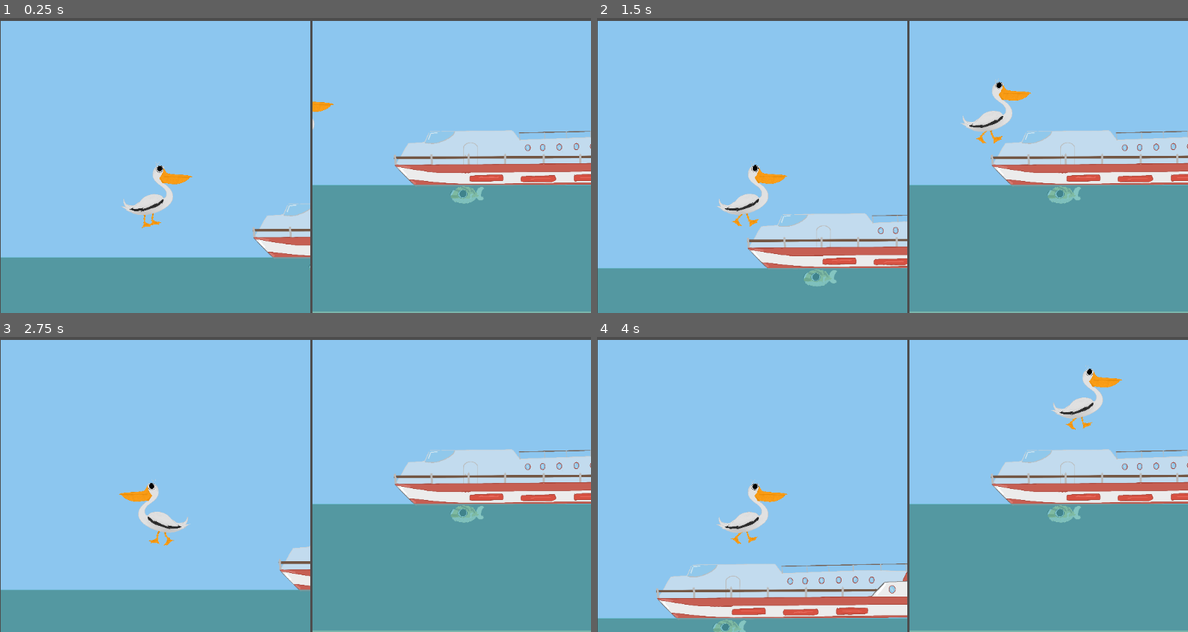
Above: before the commit, frames 1-4 (two rows, left to right).
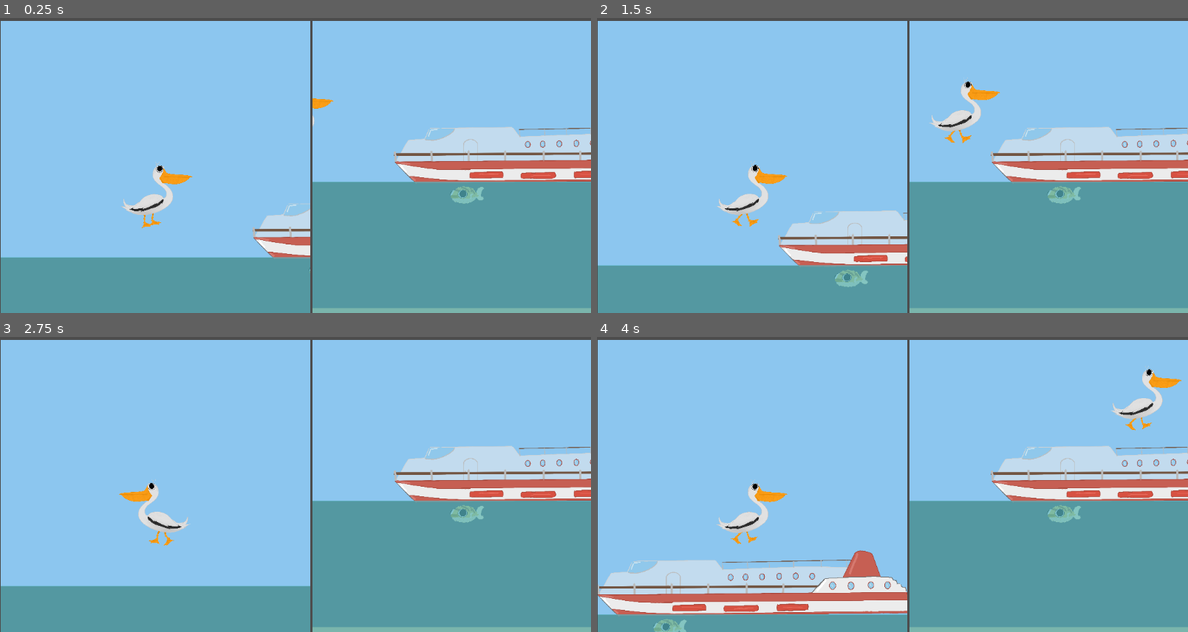
Above: after the commit, the same moments.

Repository: CISC204-S25/final-project-team-6
Game: Godot game, scene res://Game_scene.tscn
The game is run twice, just before and just after one commit, with the same random seed, the same clock (stepped at 60 frames per second) and the same inputs.
Inputs:
- Up to frame 1 (0.25 s): no input
- Up to frame 2 (1.5 s): tap Enter at 0.5 s; hold D (BirdRight) from 0.53 s (still down); tap Space (Space, bound only after the commit) at 0.6 s; tap W (BirdUp) at 0.77 s; tap E (BirdPickup) at 1.35 s
- Up to frame 3 (2.75 s): tap W (BirdUp) at 1.52 s; tap Space (Space, bound only after the commit) at 1.55, 2.1 s; release D (BirdRight) at 2.03 s; hold A (BirdLeft) from 2.03 s (still down)
- Up to frame 4 (4 s): release A (BirdLeft) at 2.78 s; hold D (BirdRight) from 2.78 s (still down); tap Space (Space, bound only after the commit) at 2.85, 3.8 s; tap W (BirdUp) at 3.02, 3.77 s; tap E (BirdPickup) at 3.6 s

The runs differ from the first frame. In frame 1, 3.9% of the frame differs, in the area x 52-100%, y 27-100%; in frame 2, 8.7%; in frame 3, 5.0%; in frame 4, 13%, in the area x 0-100%, y 9-100%.

Commit message:
added space mapping

Diff:
--- a/final-project/level.gd
+++ b/final-project/level.gd
@@ -15,9 +15,7 @@
 
 func _on_swimming_body_entered(body: Node2D) -> void:
 	swimming.emit();
-	print("entered");
 
 
 func _on_swimming_body_exited(body: Node2D) -> void:
 	notSwimming.emit();
-	print("exited");
--- a/final-project/level.tscn
+++ b/final-project/level.tscn
@@ -1,10 +1,10 @@
-[gd_scene load_steps=11 format=3 uid="uid://cb0g3kuyjojvx"]
+[gd_scene load_steps=13 format=3 uid="uid://cb0g3kuyjojvx"]
 
 [ext_resource type="Script" path="res://level.gd" id="1_yollh"]
-[ext_resource type="Texture2D" uid="uid://b1ahx68dv7i10" path="res://boat.png" id="1_yq5xo"]
+[ext_resource type="Texture2D" uid="uid://dwgu4k6cex4eg" path="res://boat.png" id="1_yq5xo"]
 
 [sub_resource type="RectangleShape2D" id="RectangleShape2D_ufkib"]
-size = Vector2(5657, 308)
+size = Vector2(5657, 410)
 
 [sub_resource type="RectangleShape2D" id="RectangleShape2D_04u62"]
 size = Vector2(5652, 312)
@@ -13,7 +13,7 @@
 size = Vector2(5672, 356)
 
 [sub_resource type="RectangleShape2D" id="RectangleShape2D_202l6"]
-size = Vector2(469, 70.5)
+size = Vector2(572, 87)
 
 [sub_resource type="RectangleShape2D" id="RectangleShape2D_prwvn"]
 size = Vector2(5691, 100)
@@ -26,6 +26,11 @@
 
 [sub_resource type="RectangleShape2D" id="RectangleShape2D_m14g1"]
 size = Vector2(81, 861)
+
+[sub_resource type="CircleShape2D" id="CircleShape2D_v8h8h"]
+
+[sub_resource type="RectangleShape2D" id="RectangleShape2D_51bkt"]
+size = Vector2(142, 437)
 
 [node name="Level" type="Node2D"]
 script = ExtResource("1_yollh")
@@ -46,7 +51,7 @@
 color = Color(0.341176, 0.701961, 0.74902, 0.733333)
 
 [node name="CollisionShape2D" type="CollisionShape2D" parent="Ocean/swimming"]
-position = Vector2(2818.5, 119)
+position = Vector2(2818.5, 173)
 shape = SubResource("RectangleShape2D_ufkib")
 
 [node name="flying" type="StaticBody2D" parent="Ocean"]
@@ -86,7 +91,7 @@
 metadata/_edit_group_ = true
 
 [node name="CollisionShape2D" type="CollisionShape2D" parent="boat"]
-position = Vector2(283.5, 20.25)
+position = Vector2(282, 28.5)
 shape = SubResource("RectangleShape2D_202l6")
 
 [node name="Sprite2D" type="Sprite2D" parent="boat"]
@@ -125,5 +130,26 @@
 position = Vector2(131.5, 316.5)
 shape = SubResource("RectangleShape2D_m14g1")
 
+[node name="collectable" type="Area2D" parent="."]
+position = Vector2(680, 251)
+metadata/_edit_group_ = true
+
+[node name="CollisionShape2D" type="CollisionShape2D" parent="collectable"]
+shape = SubResource("CircleShape2D_v8h8h")
+
+[node name="Sprite2D" type="Sprite2D" parent="collectable"]
+
+[node name="Seaweed" type="StaticBody2D" parent="."]
+position = Vector2(1484, 718)
+collision_layer = 5
+collision_mask = 5
+metadata/_edit_group_ = true
+
+[node name="CollisionShape2D" type="CollisionShape2D" parent="Seaweed"]
+position = Vector2(61, -177.5)
+shape = SubResource("RectangleShape2D_51bkt")
+
+[node name="Sprite2D" type="Sprite2D" parent="Seaweed"]
+
 [connection signal="body_entered" from="Ocean/swimming" to="." method="_on_swimming_body_entered"]
 [connection signal="body_exited" from="Ocean/swimming" to="." method="_on_swimming_body_exited"]
--- a/final-project/project.godot
+++ b/final-project/project.godot
@@ -68,3 +68,8 @@
 "events": [Object(InputEventKey,"resource_local_to_scene":false,"resource_name":"","device":-1,"window_id":0,"alt_press …(192 unchanged characters)…
 ]
 }
+Space={
+"deadzone": 0.5,
+"events": [Object(InputEventKey,"resource_local_to_scene":false,"resource_name":"","device":-1,"window_id":0,"alt_pressed":false,"shift_pressed":false,"ctrl_pressed":false,"meta_pressed":false,"pressed":false,"keycode":0,"physical_keycode":32,"key_label":0,"unicode":32,"location":0,"echo":false,"script":null)
+]
+}
